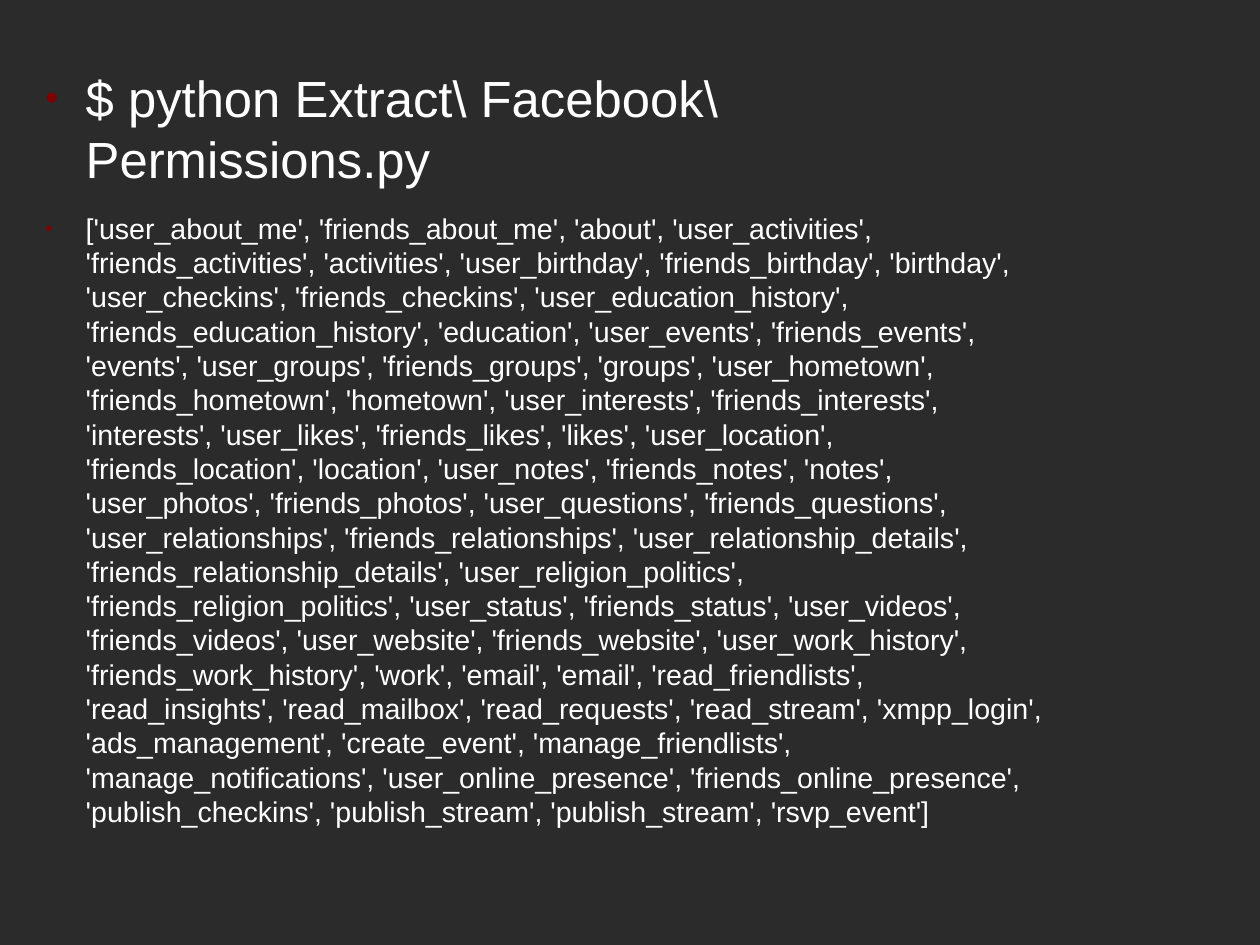
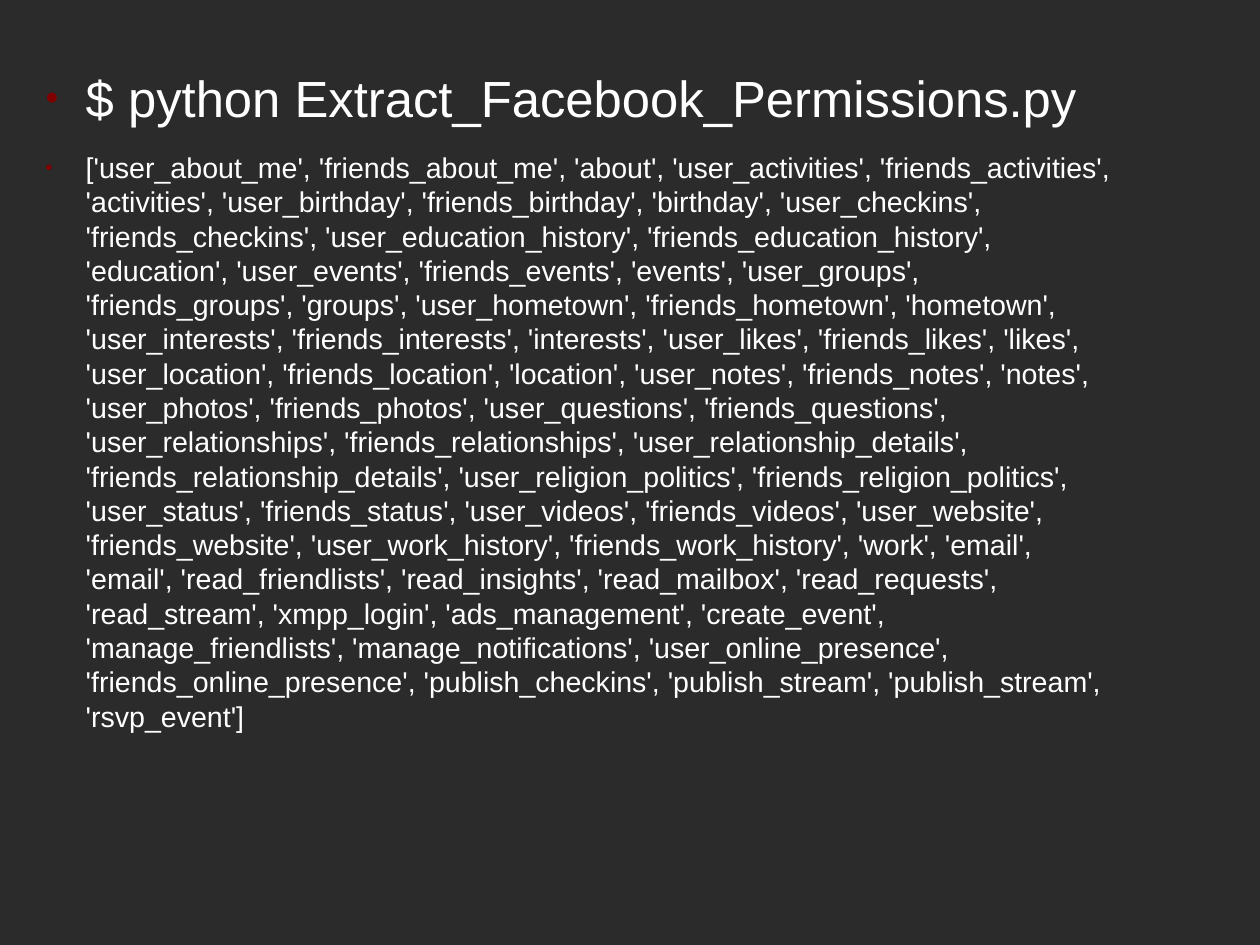
Before and after one commit to firesofmay/Null-Pune-Intro-to-Scraping-Talk-March-2012, a slide deck: slide 22 of Presentation.odp. Drawn at 1260x945 pixels with LibreOffice and Linux fonts; fonts in the diff are those of the drawing; background and template pictures are left out; a plain dark background stands for a picture behind light text. Boxes give left, top, right and bottom in pixels: in the first picture for what was removed or moved away, otherwise in the second. Text is boxed around its words. In the diff, an @@ line names an element or a change of style, - is before the commit and + after.

```diff
--- a/Presentation.odp
+++ b/Presentation.odp
@@ text at (128,80,1077,127): text changed @@
-● $ python Extract\ Facebook\ Permissions.py
+● $ python Extract_Facebook_Permissions.py
```
Also in this commit, not shown: 3 other slides changed.
